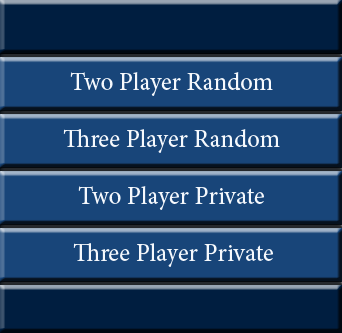
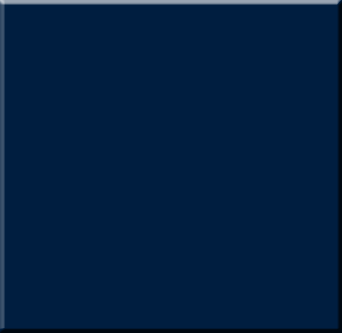
Revision of a layered (342, 333) image; what changed, layer by layer:
removed layer "Two Player Random" over [70, 72, 273, 96]
removed layer "Three Player Random" over [63, 129, 280, 153]
removed layer "Three Player Private" over [73, 243, 273, 267]
removed layer "Two Player Private" over [78, 186, 264, 210]
removed layer "Layer 1 copy 5" over [0, 285, 342, 290]
removed layer "Layer 1 copy 4" over [0, 228, 342, 282]
removed layer "Layer 1 copy 3" over [0, 171, 342, 225]
removed layer "Layer 1 copy 2" over [0, 114, 342, 168]
removed layer "Layer 1 copy" over [0, 57, 342, 111]
painted on "Layer 1" over [0, 54, 342, 290]
removed layer "Layer 2" over [0, 49, 342, 290]
